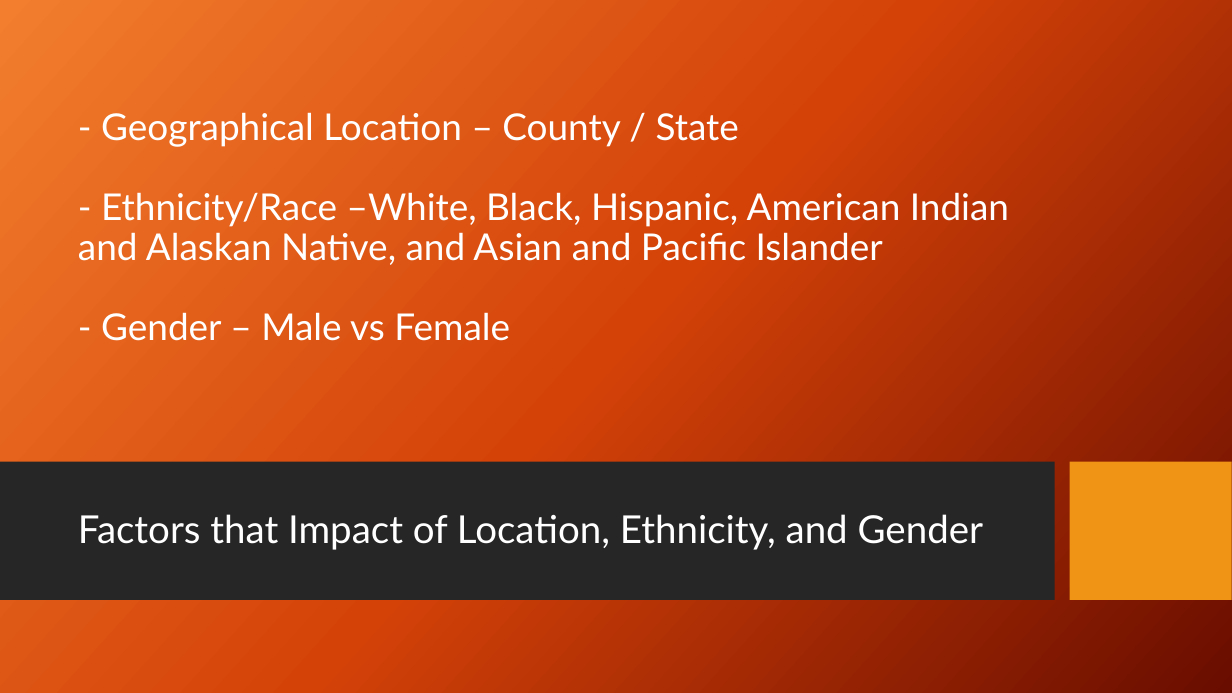
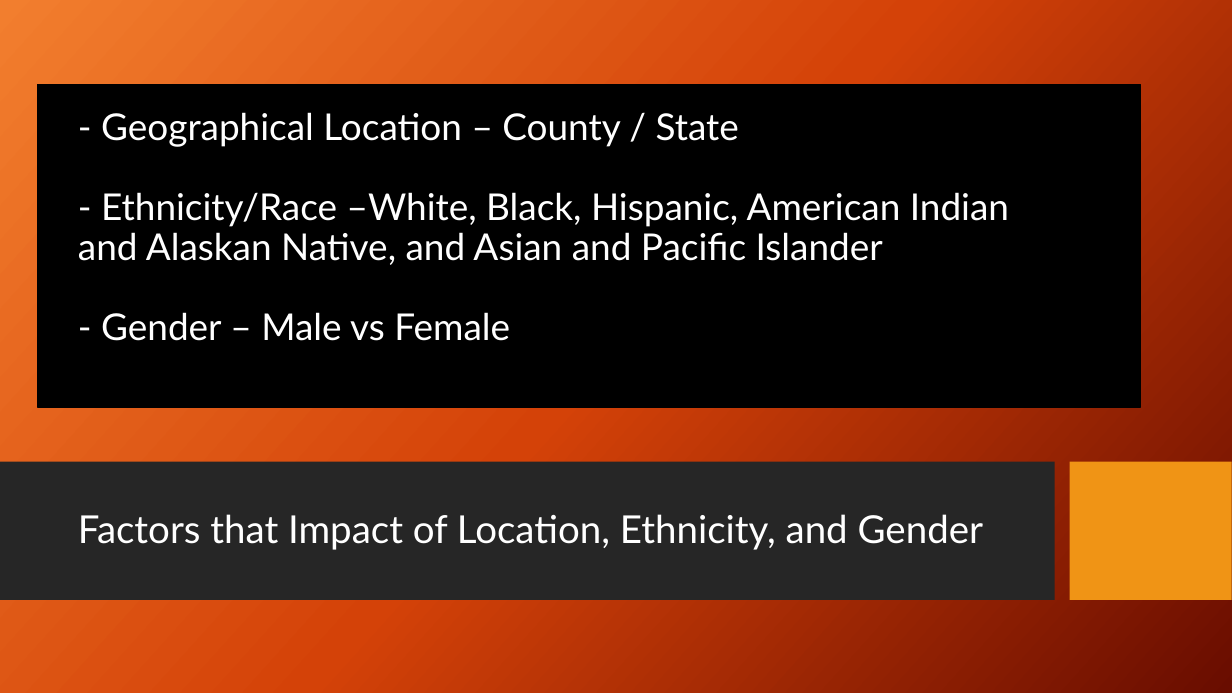
Before and after one commit to Aaron-m-ram/end-to-end-statistical-analysis, a slide deck: slide 4 of Final PP V1.pptx. Drawn at 1232x693 pixels with LibreOffice and Linux fonts; fonts in the diff are those of the drawing; background and template pictures are left out. Boxes give left, top, right and bottom in pixels: in the first picture for what was removed or moved away, otherwise in the second. Text is boxed around its words. In the diff, an @@ line names an element or a change of style, - is before the commit and + after.

```diff
--- a/Final PP V1.pptx
+++ b/Final PP V1.pptx
@@ rectangle added at <box>37,85,1141,408</box>, fill #000000, outline #000000 1 pt @@
```
Also in this commit, not shown: 4 other slides changed.
